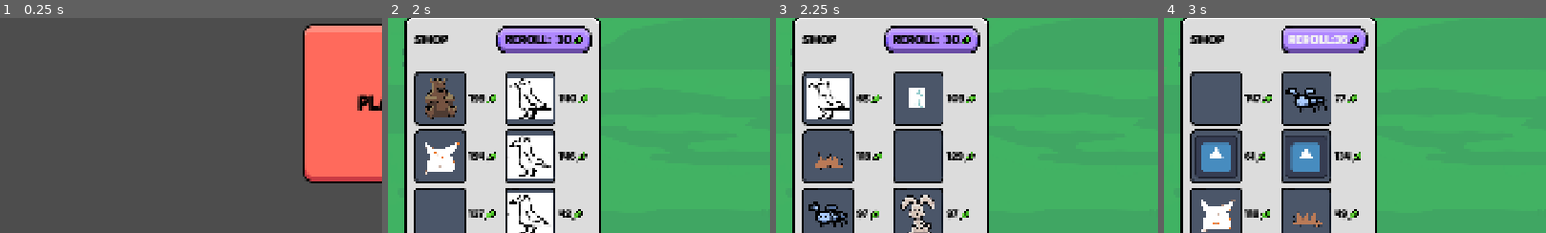
Above: before the commit, frames 1-4 (left to right).
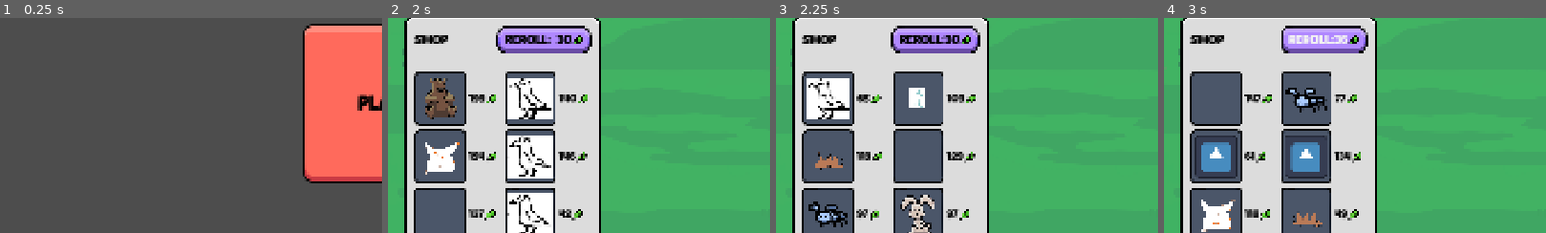
Above: after the commit, the same moments.

Repository: elliotfontaine/gmtk-2025-submission
Game: Godot game, scene res://scenes/main_menu.tscn
The game is run twice, just before and just after one commit, with the same random seed, the same clock (stepped at 60 frames per second) and the same inputs. The engine's default icon, where the game draws it, is replaced by a stand-in: a white triangle on a blue panel in a dark square.
Inputs:
- Up to frame 1 (0.25 s): no input
- Up to frame 2 (2 s): click "play." at 0.5 s; click "Next Loop" at 1.25 s
- Up to frame 3 (2.25 s): click "Next Loop" at 2 s
- Up to frame 4 (3 s): click "REROLL: 30" (after the commit: "REROLL:30") at 2.75 s
The pictures show only the part of the screen within x 0-50%, y 30-80%; the shares and areas given below are measured in that part.

Frames 1-2 are identical in both runs. In frame 3, 0.7% of the frame differs, in the area x 28-45%, y 3-17%; in frame 4, nothing differs.

Commit message:
bugfix (#45)

Diff:
--- a/scenes/ui/shop_item.gd
+++ b/scenes/ui/shop_item.gd
@@ -17,6 +17,7 @@
 
 var sold :bool = false:
 	set(val):
+		sold = val
 		if val:
 			h_box_container.hide()
 
--- a/scenes/world.gd
+++ b/scenes/world.gd
@@ -128,6 +128,7 @@
 
 	print("scored this loop: ",score_current)
 	reroll_price = 30
+	shop_panel.re_roll.text = "REROLL:" + str(reroll_price)
 	money += 50
 	shop_panel.do_reroll()
 
@@ -564,6 +565,7 @@
 		money -= current_item_price
 		if current_held_item:
 			current_held_item.sold = true
+			print(current_held_item.sold)
 		add_creature(1, floating_creature.species.id, index)
 		unset_floating_creature()
 
